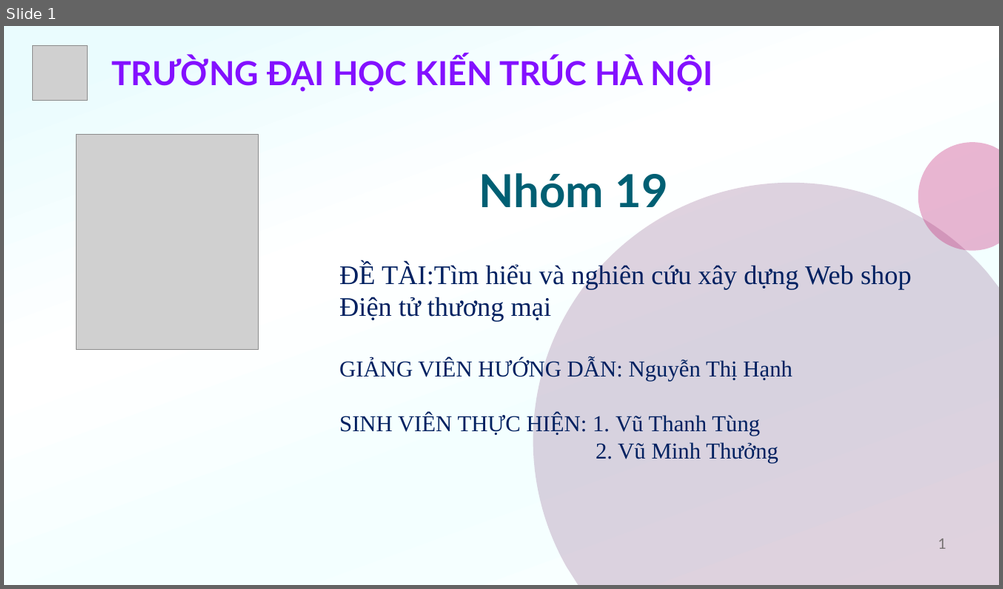
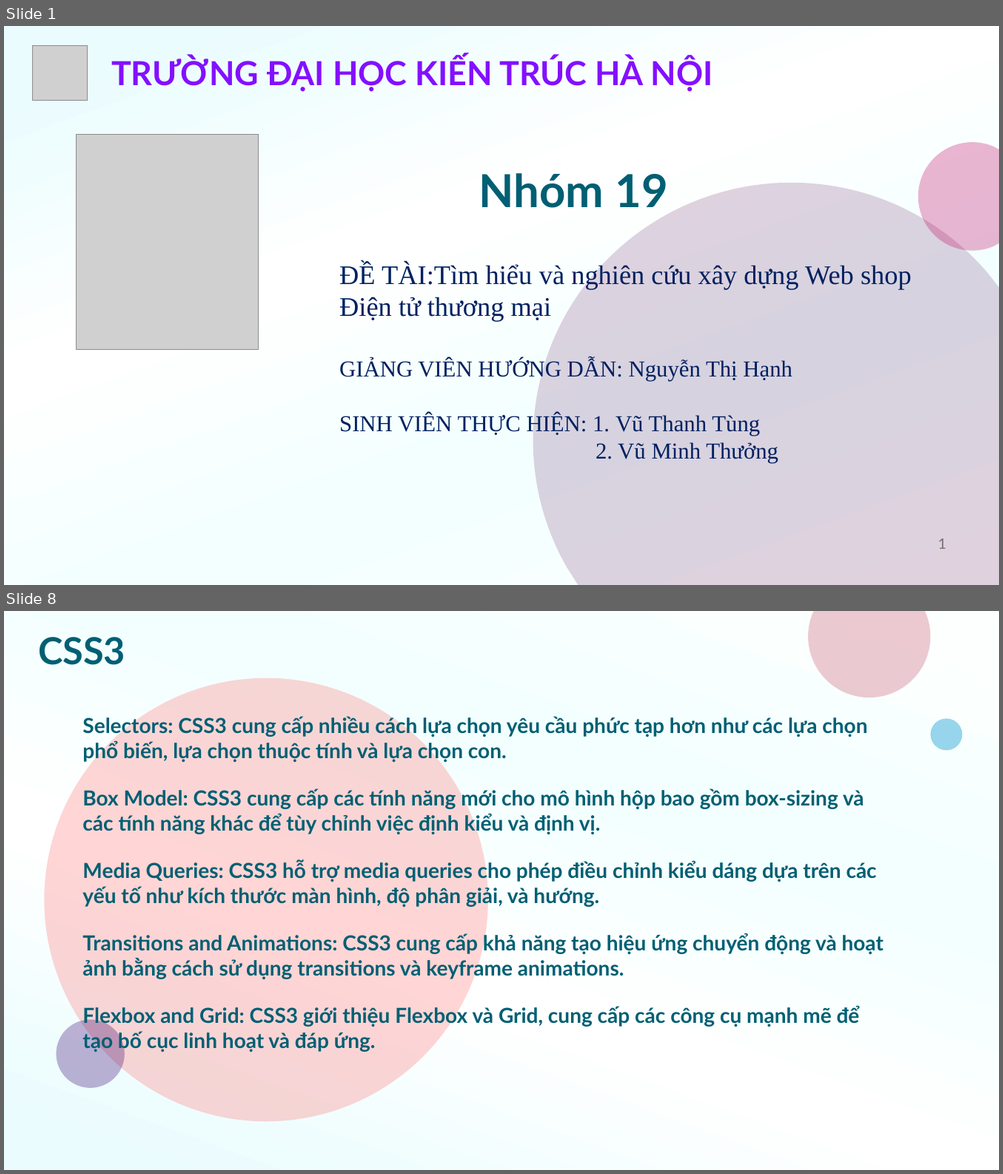
Before and after one commit to f12fullstack/NHOM19-CNWEB, a slide deck: NHOM19-CNWEB/NHÓM 19-HTMLCSSJS.pptx. Shown one above the other, each under a label of ours: slide 1 before the commit, slides 1 and 8 after it; the slides between them are not shown. The pictures are 1003x589 and 1003x1174 pixels, drawn with LibreOffice and Linux fonts; fonts in the diff are those of the drawing; grey boxes stand for pictures. Boxes give left, top, right and bottom in pixels: in the first picture for what was removed or moved away, otherwise in the second. Text is boxed around its words. In the diff, an @@ line names an element or a change of style, - is before the commit and + after.

```diff
--- a/NHOM19-CNWEB/NHÓM 19-HTMLCSSJS.pptx
+++ b/NHOM19-CNWEB/NHÓM 19-HTMLCSSJS.pptx
@@ slide 8 added at [4, 611, 999, 1170], background gradient #EAFCFE to #FFFFFF to #F3FFFF to #FDFFFE @@
@@ freeform shape added at [808, 611, 930, 698], fill #C74F66 at 30% opacity @@
@@ title added at [38, 637, 125, 665], 36 pt, text #005F73, bold @@
+CSS3
@@ ellipse added at [44, 678, 488, 1122], fill #FF7675 at 30% opacity @@
@@ subtitle added at [82, 715, 883, 1052], 20 pt, text #005F73, bold @@
+Selectors: CSS3 cung cấp nhiều cách lựa chọn yêu cầu phức tạp hơn như các lựa chọn phổ biến, lựa chọn thuộc tính và lựa chọn con.
+Box Model: CSS3 cung cấp các tính năng mới cho mô hình hộp bao gồm box-sizing và các tính năng khác để tùy chỉnh việc định kiểu và định vị.
+Media Queries: CSS3 hỗ trợ media queries cho phép điều chỉnh kiểu dáng dựa trên các yếu tố như kích thước màn hình, độ phân giải, và hướng.
+Transitions and Animations: CSS3 cung cấp khả năng tạo hiệu ứng chuyển động và hoạt ảnh bằng cách sử dụng transitions và keyframe animations.
+Flexbox and Grid: CSS3 giới thiệu Flexbox và Grid, cung cấp các công cụ mạnh mẽ để tạo bố cục linh hoạt và đáp ứng.
@@ ellipse added at [930, 718, 963, 751], fill #0696D0 at 40% opacity @@
@@ ellipse added at [57, 1020, 125, 1088], fill #360070 at 30% opacity @@
```
Also in this commit, not shown: 19 other slides added, 29 slides removed, 7 other files.
